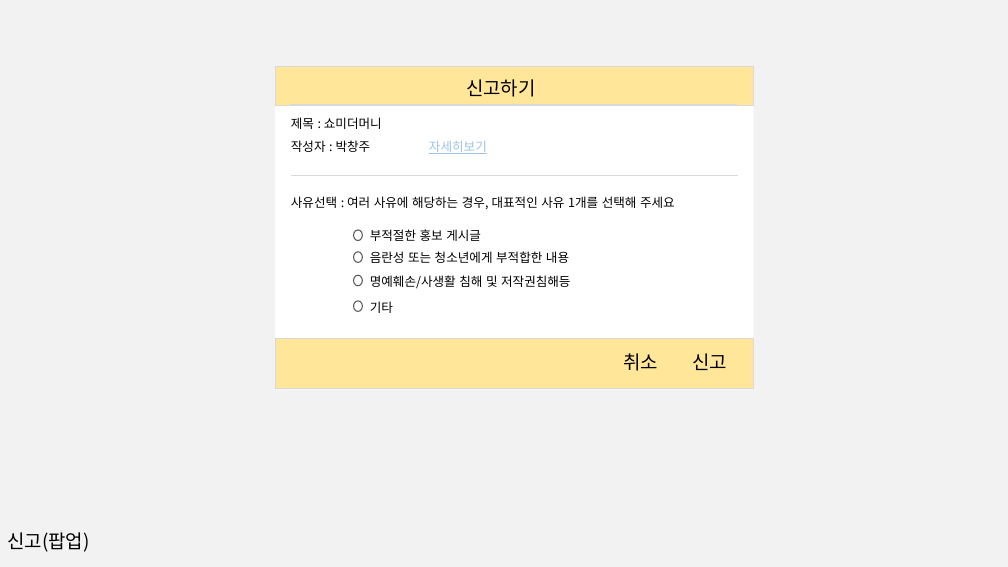
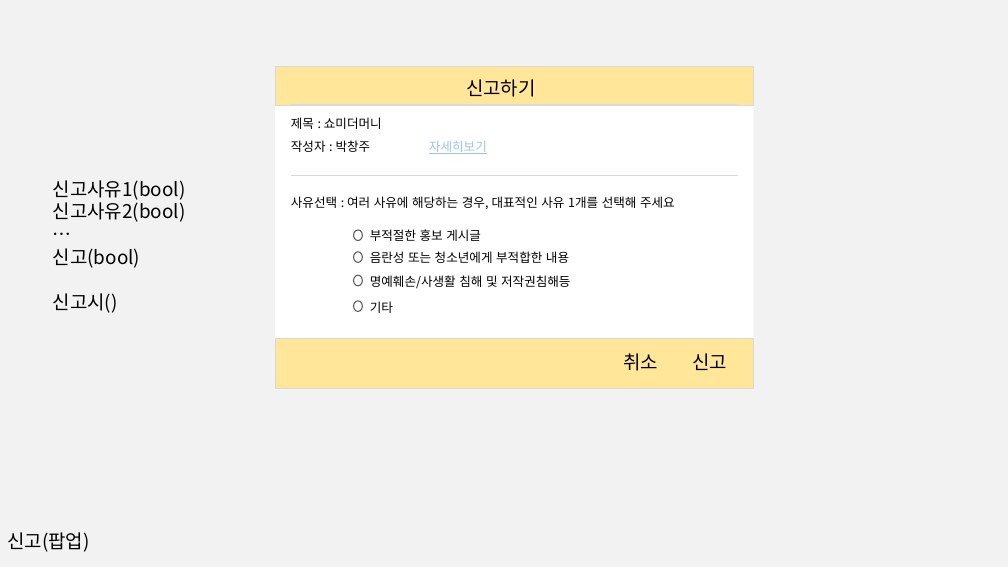
Before and after one commit to What-The-Pork/meeting-log, a slide deck: slide 22 of image/login/회원관리페이지.pptx. Drawn at 1008x567 pixels with LibreOffice and Linux fonts; fonts in the diff are those of the drawing. Boxes give left, top, right and bottom in pixels: in the first picture for what was removed or moved away, otherwise in the second. Text is boxed around its words. In the diff, an @@ line names an element or a change of style, - is before the commit and + after.

```diff
--- a/image/login/회원관리페이지.pptx
+++ b/image/login/회원관리페이지.pptx
@@ text added at <box>53,180,186,313</box>, 18 pt, text #000000 @@
+신고사유1(bool)
+신고사유2(bool)
+…
+신고(bool)
+신고시()
```
Also in this commit, not shown: 10 other slides changed.
